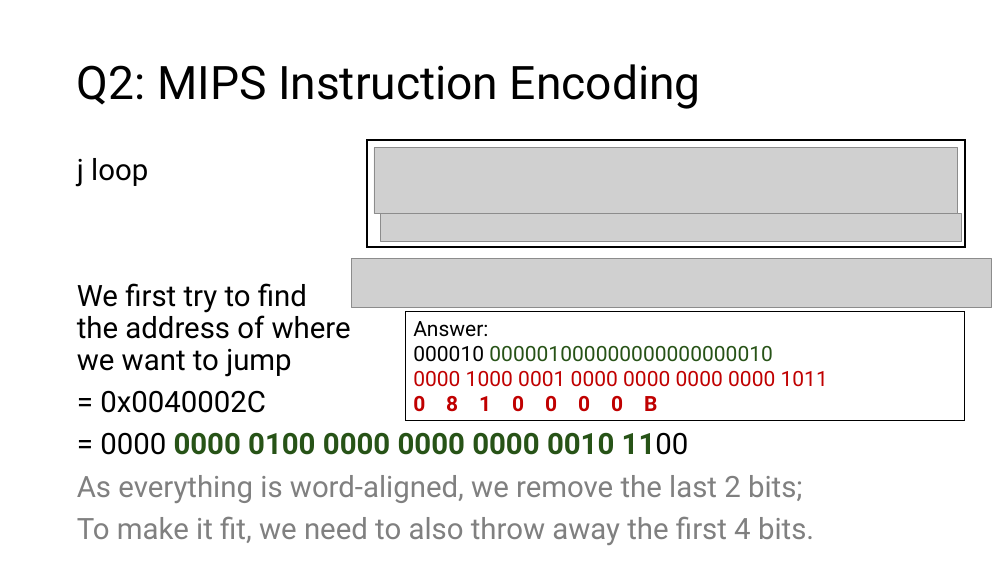
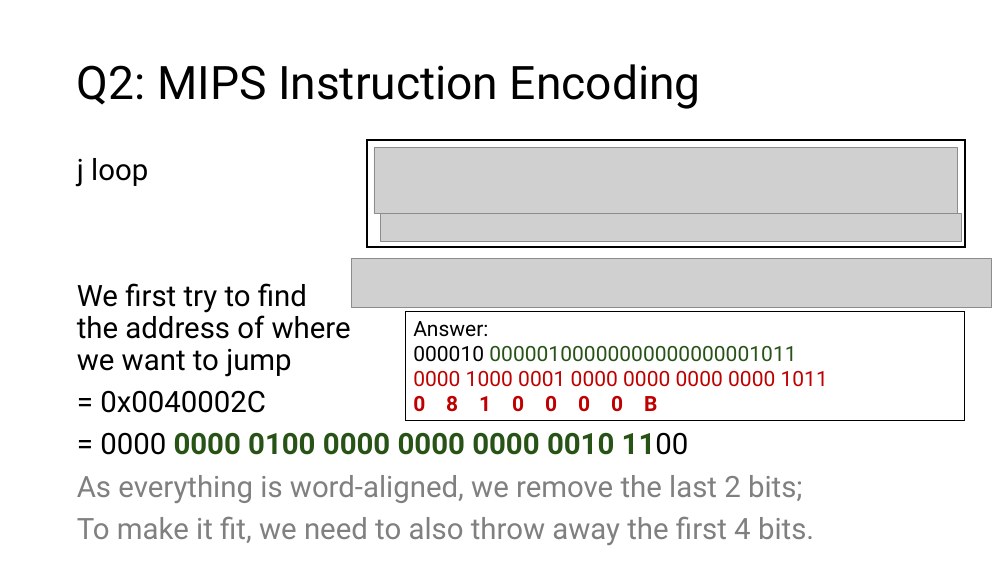
Before and after one commit to theodoreleebrant-acad/TA-2425S1-dev, a slide deck: slide 35 of CS2100/CS2100 Tutorial 3.pptx (slide 33 before the commit). Drawn at 1008x567 pixels with LibreOffice and Linux fonts; fonts in the diff are those of the drawing; grey boxes stand for pictures. Boxes give left, top, right and bottom in pixels: in the first picture for what was removed or moved away, otherwise in the second. Text is boxed around its words. In the diff, an @@ line names an element or a change of style, - is before the commit and + after.

```diff
--- a/CS2100/CS2100 Tutorial 3.pptx
+++ b/CS2100/CS2100 Tutorial 3.pptx
@@ text in rectangle at (413, 321, 796, 362): text changed @@
-Answer:
-000010 000001000000000000000010
+Answer:
+000010 00000100000000000000001011
```
Also in this commit, not shown: 4 other slides changed, 2 slides added, 9 other files.
